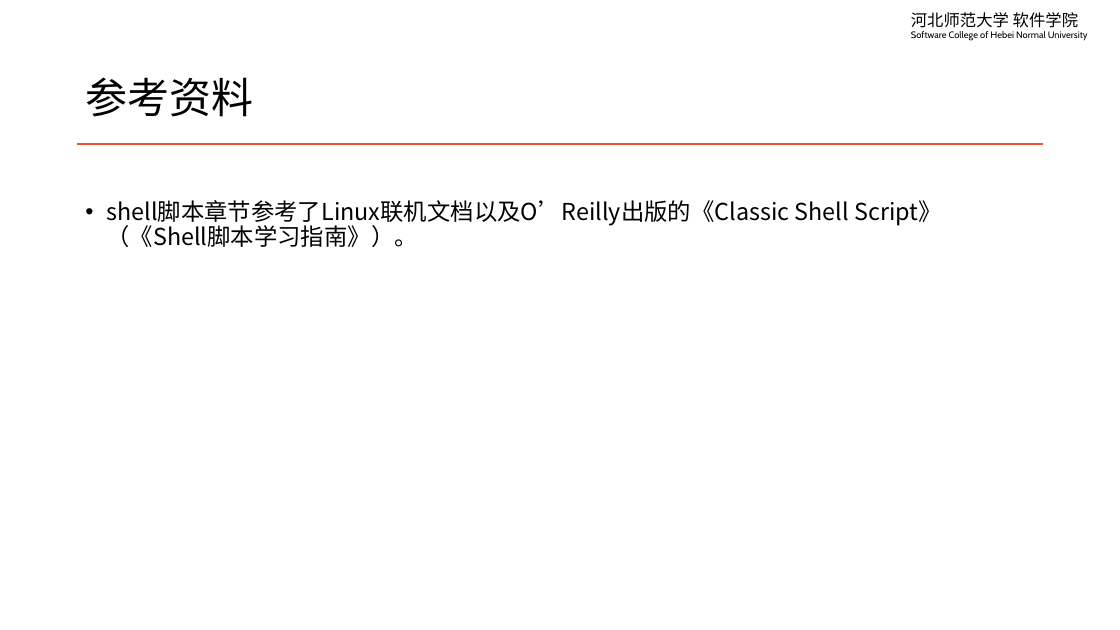
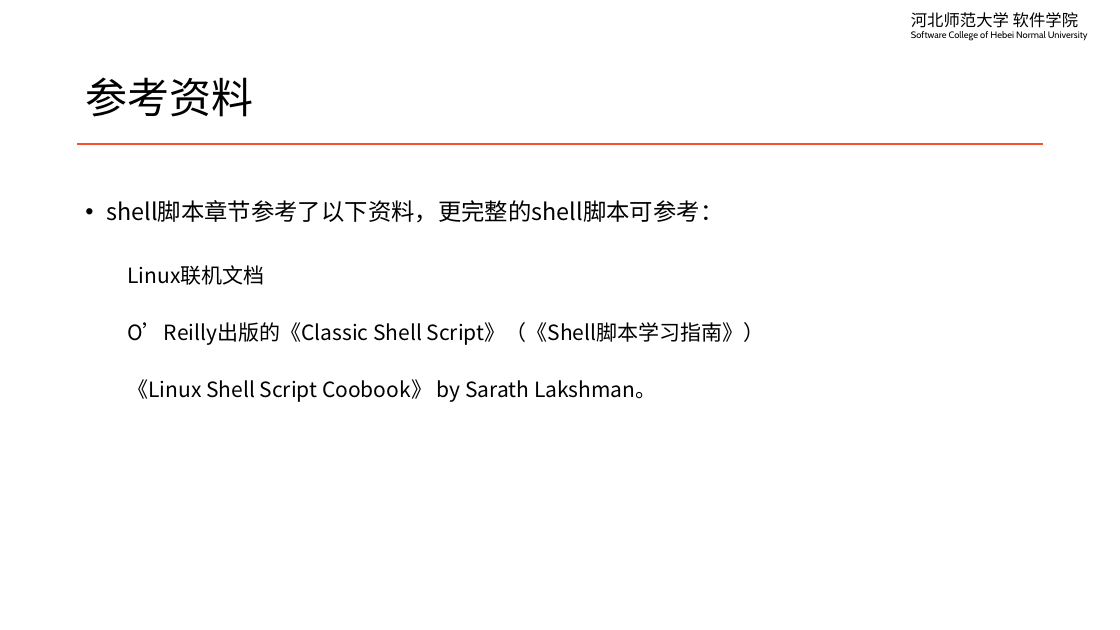
Before and after one commit to edu2act/course-linux-system, a slide deck: slide 2 of materials/slides/ch12-basic-shell-script-variables.pptx. Drawn at 1120x630 pixels with LibreOffice and Linux fonts; fonts in the diff are those of the drawing. Boxes give left, top, right and bottom in pixels: in the first picture for what was removed or moved away, otherwise in the second. Text is boxed around its words. In the diff, an @@ line names an element or a change of style, - is before the commit and + after.

```diff
--- a/materials/slides/ch12-basic-shell-script-variables.pptx
+++ b/materials/slides/ch12-basic-shell-script-variables.pptx
@@ text at (106,200,765,402): text changed; size 20 to 18 pt @@
-• shell脚本章节参考了Linux联机文档以及O’Reilly出版的《Classic Shell Script》（《Shell脚本学习指南》）。
+• shell脚本章节参考了以下资料，更完整的shell脚本可参考：
+  Linux联机文档
+  O’Reilly出版的《Classic Shell Script》（《Shell脚本学习指南》）
+  《Linux Shell Script Coobook》 by Sarath Lakshman。
```
Also in this commit, not shown: 3 other slides changed, 3 slides added, 9 other files.
